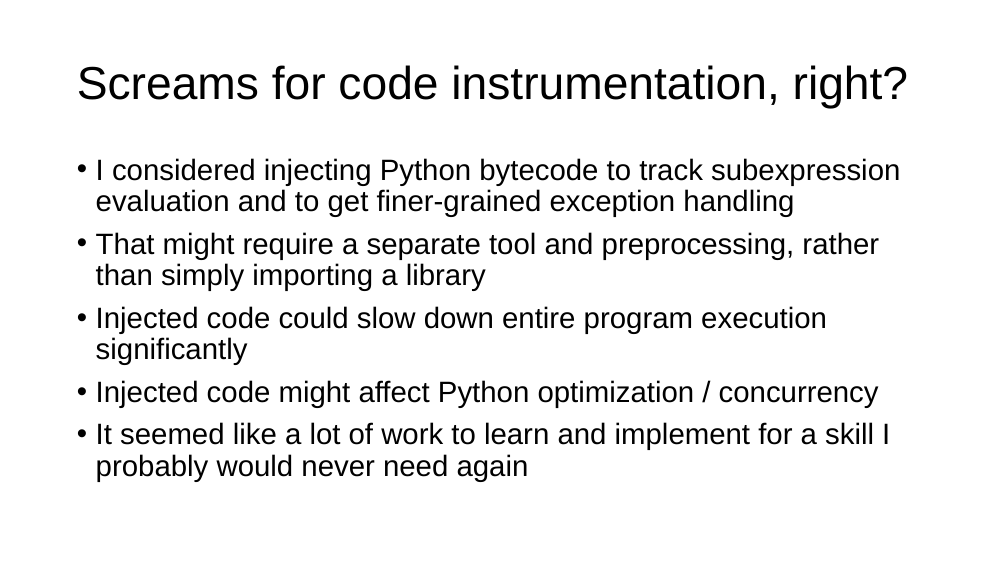
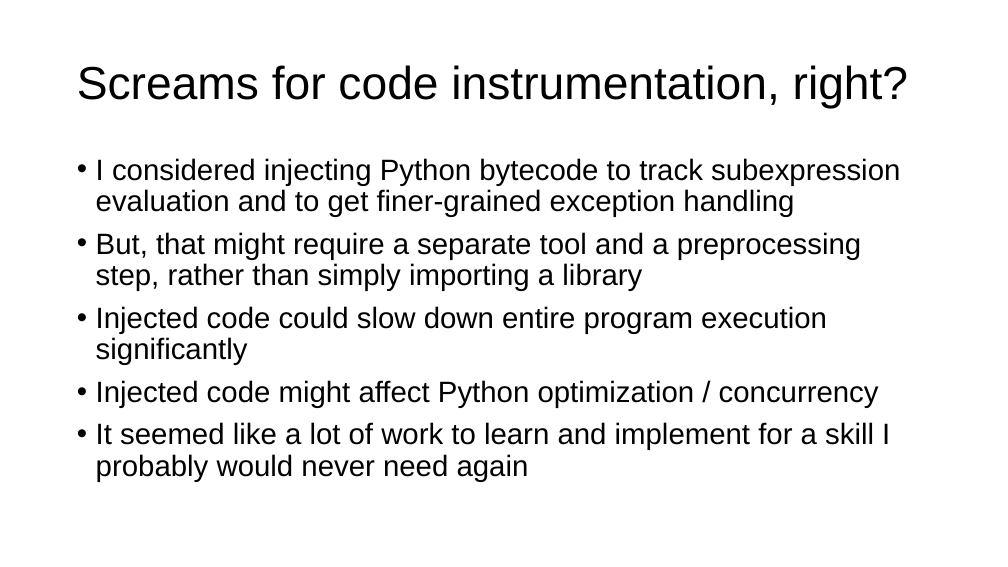
Before and after one commit to parrt/tensor-sensor, a slide deck: slide 13 of talks/strumenta/tensor-sensor.pptx. Drawn at 1008x567 pixels with LibreOffice and Linux fonts; fonts in the diff are those of the drawing; background and template pictures are left out. Boxes give left, top, right and bottom in pixels: in the first picture for what was removed or moved away, otherwise in the second. Text is boxed around its words. In the diff, an @@ line names an element or a change of style, - is before the commit and + after.

```diff
--- a/talks/strumenta/tensor-sensor.pptx
+++ b/talks/strumenta/tensor-sensor.pptx
@@ text at [96, 232, 861, 291]: text changed @@
-• That might require a separate tool and preprocessing, rather than simply importing a library
+• But, that might require a separate tool and a preprocessing step, rather than simply importing a library
```
Also in this commit, not shown: 10 other slides changed, 2 other files.
